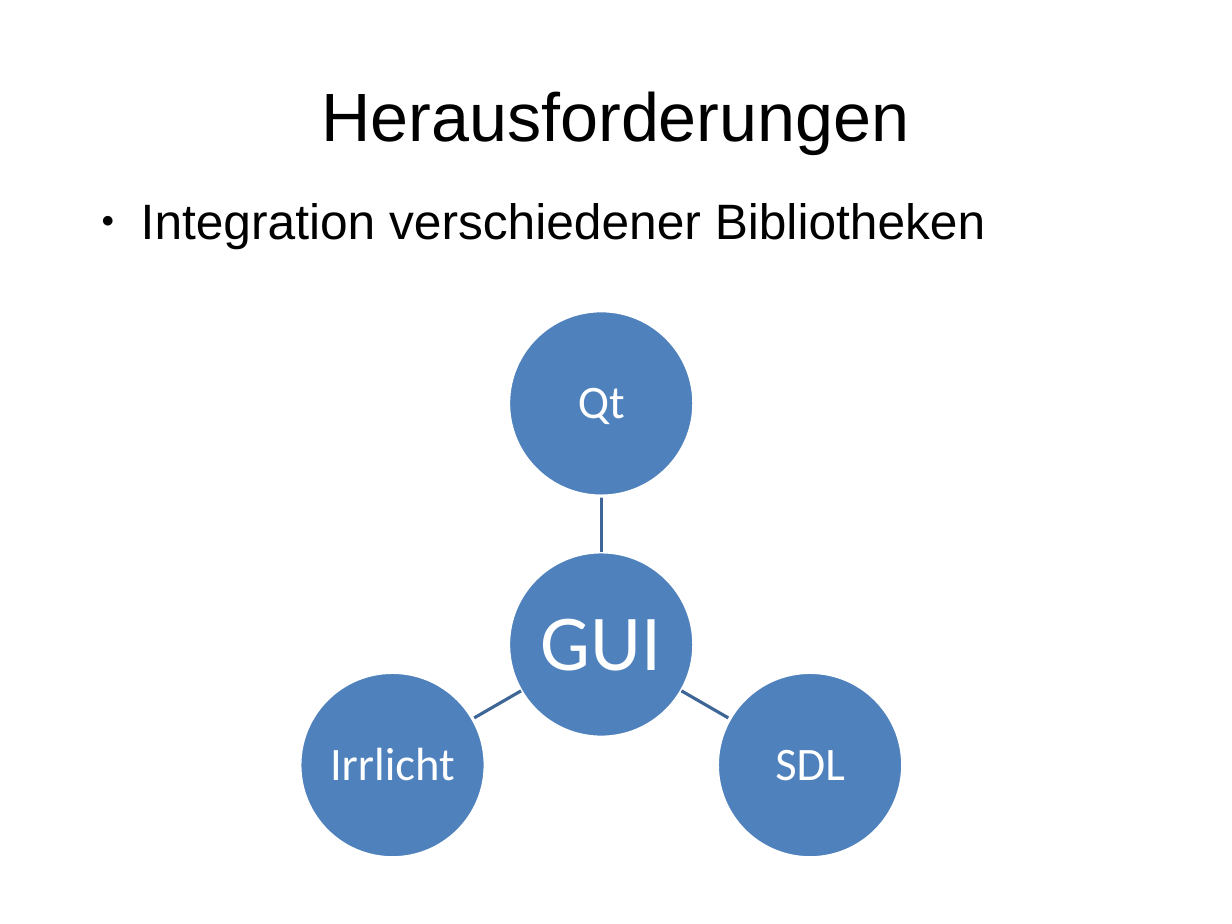
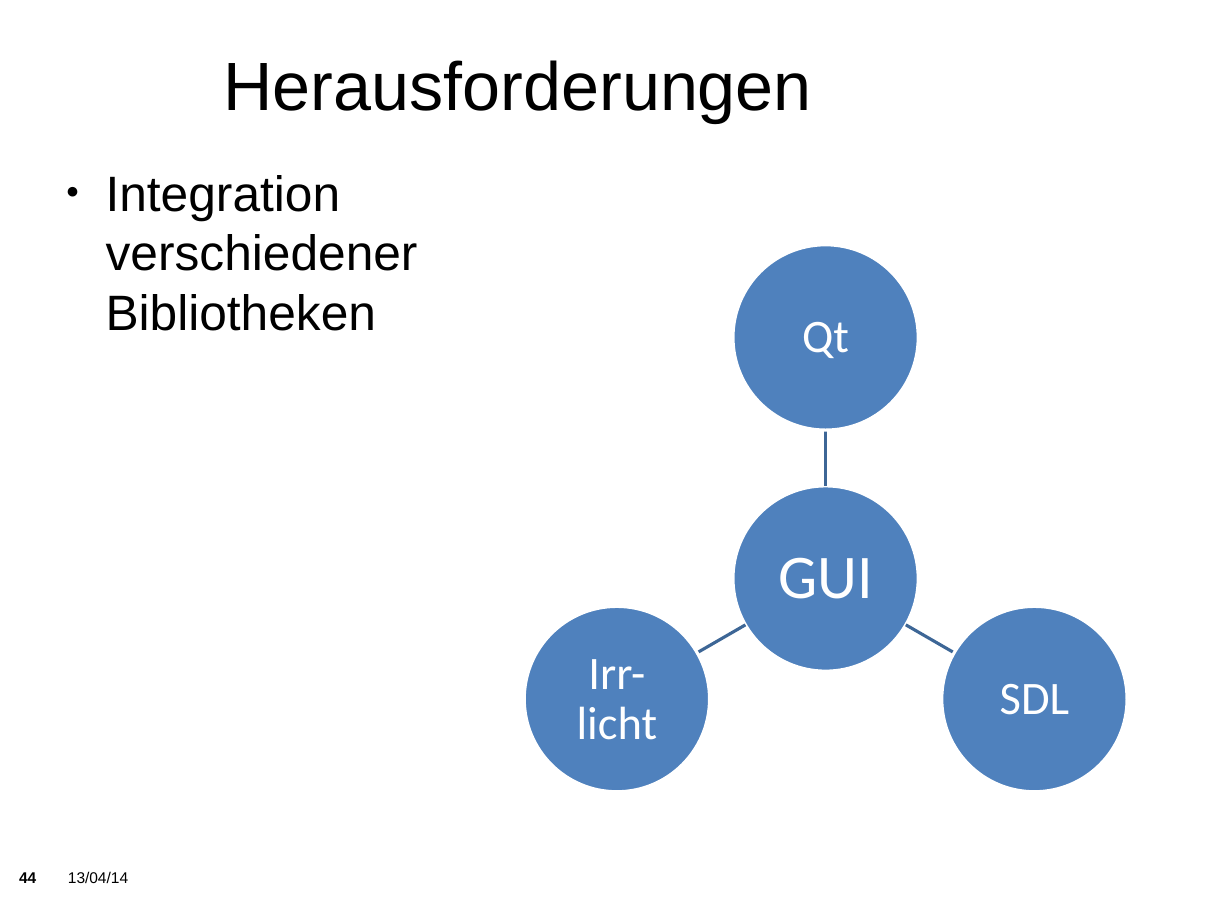
Before and after one commit to KITrokopter/Presentation, a slide deck: slide 44 of PresentationInTotal v0.1.odp. Drawn at 1232x924 pixels with LibreOffice and Linux fonts; fonts in the diff are those of the drawing; background and template pictures are left out. Boxes give left, top, right and bottom in pixels: in the first picture for what was removed or moved away, otherwise in the second. Text is boxed around its words. In the diff, an @@ line names an element or a change of style, - is before the commit and + after.

```diff
--- a/PresentationInTotal v0.1.odp
+++ b/PresentationInTotal v0.1.odp
@@ title "Herausforderungen": place and size @@
-title "Herausforderungen" at <box>321,91,909,153</box>
+title "Herausforderungen" at <box>224,60,812,122</box>
@@ text "Integration verschiedener Bibliotheken" rewrapped from <box>141,203,985,249</box> to <box>106,175,418,331</box> @@
@@ 4 freeform shapes: place and size @@
-4 freeform shapes at <box>509,311,903,859</box>
+4 freeform shapes at <box>733,245,1128,793</box>
@@ freeform shape "GUI" at <box>733,486,919,672</box>: size 51 to 40 pt @@
@@ freeform shape added at <box>524,607,710,793</box>, fill #4F81BD, outline #FFFFFF 2.01 pt, 30 pt, text #FFFFFF @@
+Irr-licht
@@ freeform shape at <box>696,622,746,654</box>: rotation 30 to 330 degrees; outline redrawn @@
@@ freeform shape at <box>905,622,955,654</box>: rotation 330 to 30 degrees; outline redrawn @@
@@ freeform shape removed at <box>300,673,485,859</box> @@
-Irrlicht
@@ page number added at <box>19,872,36,883</box>, 10 pt, text #000000, bold @@
+44
@@ text added at <box>68,871,128,883</box>, 10 pt, text #000000 @@
+13/04/14
```
Also in this commit, not shown: 43 other slides changed, 3 slides added, 3 slides removed, 1 other file.
